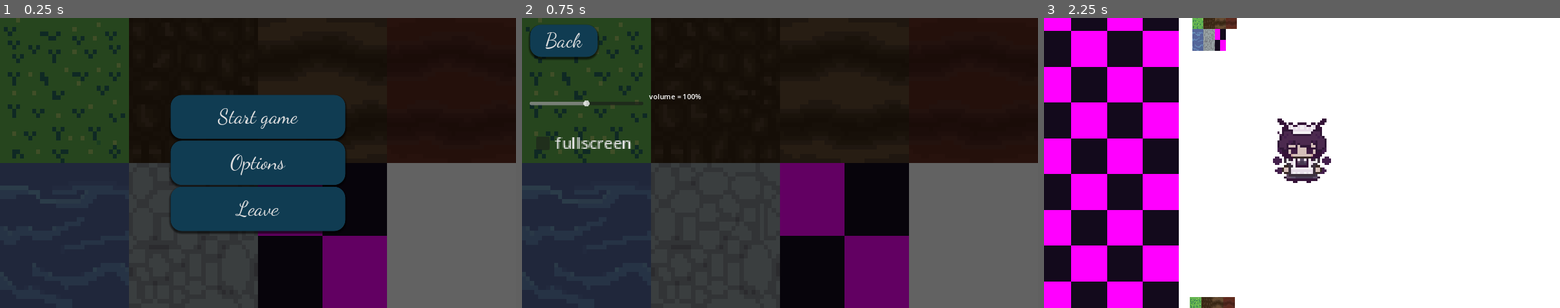
Above: before the commit, frames 1-3 (left to right).
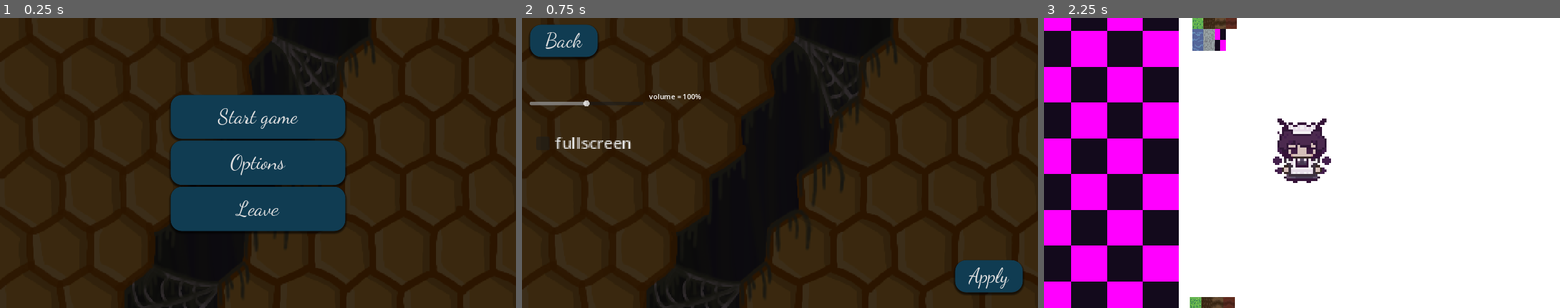
Above: after the commit, the same moments.

Repository: Waspsting/StorySilly
Game: Godot game, scene res://Scenes/mainmenu.tscn
Same seed, same stepped clock (60 frames per second), same inputs: the game is played once before the commit and once after it.
Inputs:
- Up to frame 1 (0.25 s): no input
- Up to frame 2 (0.75 s): click "Options" at 0.5 s
- Up to frame 3 (2.25 s): click "Back" at 1.25 s; click "Start game" at 2 s

The runs differ from the first frame. In frame 1, 67% of the frame differs, in the area x 0-100%, y 0-100%; in frame 2, 76%; in frame 3, nothing differs.

Commit message:
SETTINGS SAVE NOWWWW
HELL YEAH TOOK FOREVER

Diff:
--- a/Scenes/mainmenu.tscn
+++ b/Scenes/mainmenu.tscn
@@ -1,13 +1,14 @@
-[gd_scene load_steps=16 format=3 uid="uid://4hweh6qgoxhe"]
+[gd_scene load_steps=15 format=3 uid="uid://4hweh6qgoxhe"]
 
 [ext_resource type="FontFile" uid="uid://ctggjw85h5sy3" path="res://Assets/Fonts/DancingScript-Variable.ttf" id="1_2kngc"]
 [ext_resource type="Script" path="res://Scripts/mainmenu.gd" id="1_pwed1"]
-[ext_resource type="Texture2D" uid="uid://cp8pk0sh1wfjv" path="res://Assets/Sprites/tilemap1.png" id="1_ygqol"]
+[ext_resource type="Texture2D" uid="uid://b7nwn201y6obl" path="res://Assets/Sprites/menubg.png" id="2_h7kox"]
 [ext_resource type="AudioStream" uid="uid://copdourj3kl7c" path="res://Assets/Audio/menu_press.mp3" id="4_quhiw"]
 
-[sub_resource type="StyleBoxTexture" id="StyleBoxTexture_rbym0"]
-texture = ExtResource("1_ygqol")
-modulate_color = Color(0.385493, 0.385492, 0.385492, 1)
+[sub_resource type="StyleBoxTexture" id="StyleBoxTexture_auq2f"]
+texture = ExtResource("2_h7kox")
+expand_margin_left = 3.0
+modulate_color = Color(0.230315, 0.230315, 0.230315, 1)
 
 [sub_resource type="StyleBoxEmpty" id="StyleBoxEmpty_ytnki"]
 
@@ -40,10 +41,6 @@
 corner_radius_bottom_left = 25
 shadow_size = 5
 shadow_offset = Vector2(0, 3.4)
-
-[sub_resource type="StyleBoxTexture" id="StyleBoxTexture_0ghke"]
-texture = ExtResource("1_ygqol")
-modulate_color = Color(0.385493, 0.385492, 0.385492, 1)
 
 [sub_resource type="StyleBoxEmpty" id="StyleBoxEmpty_8ywt5"]
 
@@ -93,9 +90,11 @@
 anchors_preset = 15
 anchor_right = 1.0
 anchor_bottom = 1.0
-grow_horizontal = 2
-grow_vertical = 2
-theme_override_styles/panel = SubResource("StyleBoxTexture_rbym0")
+offset_left = 3.0
+offset_right = 156.0
+grow_horizontal = 2
+grow_vertical = 2
+theme_override_styles/panel = SubResource("StyleBoxTexture_auq2f")
 
 [node name="VBoxContainer" type="VBoxContainer" parent="."]
 layout_mode = 1
@@ -150,24 +149,41 @@
 anchors_preset = 15
 anchor_right = 1.0
 anchor_bottom = 1.0
-grow_horizontal = 2
-grow_vertical = 2
-theme_override_styles/panel = SubResource("StyleBoxTexture_0ghke")
+offset_left = 3.0
+offset_right = 156.0
+grow_horizontal = 2
+grow_vertical = 2
+theme_override_styles/panel = SubResource("StyleBoxTexture_auq2f")
 
 [node name="HSlider" type="HSlider" parent="optionsmenu"]
 layout_mode = 0
-offset_left = 17.0
+offset_left = 14.0
 offset_top = 139.0
-offset_right = 271.0
+offset_right = 268.0
 offset_bottom = 243.0
 max_value = 2.0
 step = 0.01
 value = 1.0
 
+[node name="apply" type="Button" parent="optionsmenu"]
+offset_left = 964.0
+offset_top = 541.0
+offset_right = 1115.0
+offset_bottom = 613.0
+size_flags_vertical = 3
+theme_override_fonts/font = ExtResource("1_2kngc")
+theme_override_font_sizes/font_size = 45
+theme_override_styles/focus = SubResource("StyleBoxEmpty_8ywt5")
+theme_override_styles/hover = SubResource("StyleBoxFlat_1oagv")
+theme_override_styles/pressed = SubResource("StyleBoxFlat_cnyru")
+theme_override_styles/normal = SubResource("StyleBoxFlat_6pnjt")
+text = "Apply"
+
 [node name="back" type="Button" parent="optionsmenu"]
-offset_left = 18.0
+layout_mode = 0
+offset_left = 15.0
 offset_top = 15.0
-offset_right = 169.0
+offset_right = 166.0
 offset_bottom = 87.0
 size_flags_vertical = 3
 theme_override_fonts/font = ExtResource("1_2kngc")
@@ -180,17 +196,17 @@
 
 [node name="Label" type="Label" parent="optionsmenu"]
 layout_mode = 0
-offset_left = 284.0
+offset_left = 281.0
 offset_top = 164.0
-offset_right = 449.0
+offset_right = 446.0
 offset_bottom = 229.0
 text = "volume = 100%"
 
 [node name="CheckBox" type="CheckBox" parent="optionsmenu"]
 layout_mode = 0
-offset_left = 20.0
+offset_left = 17.0
 offset_top = 234.0
-offset_right = 125.0
+offset_right = 122.0
 offset_bottom = 276.0
 scale = Vector2(2.24, 2.2)
 theme_override_styles/focus = SubResource("StyleBoxEmpty_dgw6m")
@@ -203,5 +219,6 @@
 [connection signal="pressed" from="VBoxContainer/options" to="." method="_on_options_pressed"]
 [connection signal="pressed" from="VBoxContainer/leave" to="." method="_on_leave_pressed"]
 [connection signal="drag_ended" from="optionsmenu/HSlider" to="." method="_on_h_slider_drag_ended"]
+[connection signal="pressed" from="optionsmenu/apply" to="." method="_on_apply_pressed"]
 [connection signal="pressed" from="optionsmenu/back" to="." method="_on_back_pressed"]
 [connection signal="toggled" from="optionsmenu/CheckBox" to="." method="fullscreen_on"]
--- a/Scripts/mainmenu.gd
+++ b/Scripts/mainmenu.gd
@@ -1,5 +1,6 @@
 extends Control
-
+var settings = Settings.new()
+var tempsettings = Settings.new()
 var audio = AudioServer.get_bus_index("Master")
 
 func _on_start_pressed() -> void:
@@ -8,23 +9,46 @@
 func _on_leave_pressed() -> void:
 	get_tree().quit()
 
+# Settings bullshit from here on
 
 func _on_options_pressed() -> void:
 	$AudioStreamPlayer.play()
 	$optionsmenu.visible = true
 
 
+
 func _on_back_pressed() -> void:
 	$AudioStreamPlayer.play()
 	$optionsmenu.visible = false
+	settings.loaddata()
+	AudioServer.set_bus_volume_db(audio, linear_to_db(settings.options["volume"]))
+	if settings.options["fullscreen"] == true :
+		DisplayServer.window_set_mode(DisplayServer.WINDOW_MODE_FULLSCREEN)
+	else :
+		DisplayServer.window_set_mode(DisplayServer.WINDOW_MODE_WINDOWED)
+
+	$optionsmenu/HSlider.value = settings.options["volume"]
+	$optionsmenu/Label.text = "volume = " + str($optionsmenu/HSlider.value * 100) + "%"
+	$optionsmenu/CheckBox.button_pressed = settings.options["fullscreen"]
+
+
+func _on_apply_pressed() -> void:
+	$AudioStreamPlayer.play()
+	settings.options = tempsettings.options
+	settings.savedata()
+	AudioServer.set_bus_volume_db(audio, linear_to_db(settings.options["volume"]))
+	if settings.options["fullscreen"] == true :
+		DisplayServer.window_set_mode(DisplayServer.WINDOW_MODE_FULLSCREEN)
+	else :
+		DisplayServer.window_set_mode(DisplayServer.WINDOW_MODE_WINDOWED)
 
 
 
-
-func _on_h_slider_drag_ended(value_changed: bool) -> void:
+func _on_h_slider_drag_ended(_value_changed: bool) -> void:
 	AudioServer.set_bus_volume_db(audio, linear_to_db($optionsmenu/HSlider.value))
 	$AudioStreamPlayer.play()
 	$optionsmenu/Label.text = "volume = " + str($optionsmenu/HSlider.value * 100) + "%"
+	tempsettings.options["volume"] = $optionsmenu/HSlider.value
 
 
 func fullscreen_on(toggled_on: bool) -> void:
@@ -33,3 +57,10 @@
 		DisplayServer.window_set_mode(DisplayServer.WINDOW_MODE_FULLSCREEN)
 	else :
 		DisplayServer.window_set_mode(DisplayServer.WINDOW_MODE_WINDOWED)
+	tempsettings.options["fullscreen"] = toggled_on
+
+func _ready ():
+	settings.loaddata()
+	$optionsmenu/HSlider.value = settings.options["volume"]
+	$optionsmenu/Label.text = "volume = " + str($optionsmenu/HSlider.value * 100) + "%"
+	$optionsmenu/CheckBox.button_pressed = settings.options["fullscreen"]
--- /dev/null
+++ b/Scripts/saveload.gd
@@ -0,0 +1,23 @@
+class_name Settings
+extends Resource
+var options = {
+	"volume": 1,
+	"fullscreen": false}
+
+var savepath = "user://data.ini"
+func savedata ():
+	var config_file = ConfigFile.new()
+	config_file.set_value("options","volume", options["volume"])
+	config_file.set_value("options","fullscreen", options["fullscreen"])
+	var error = config_file.save(savepath)
+	if error:
+		print(error)
+
+func loaddata ():
+	var config_file = ConfigFile.new()
+	var error = config_file.load(savepath)
+	if error:
+		print(error)
+		return
+	options["volume"] = config_file.get_value("options", "volume", options["volume"])
+	options["fullscreen"] = config_file.get_value("options", "fullscreen", options["fullscreen"])
--- a/project.godot
+++ b/project.godot
@@ -12,6 +12,8 @@
 
 config/name="StorySilly"
 run/main_scene="res://Scenes/mainmenu.tscn"
+config/use_custom_user_dir=true
+config/custom_user_dir_name="StorySilly"
 config/features=PackedStringArray("4.3", "Forward Plus")
 config/icon="res://icon.svg"
 
Binary file added: Assets/Sprites/menubg.png
Not shown, added: Assets/Sprites/menubg.png.import
